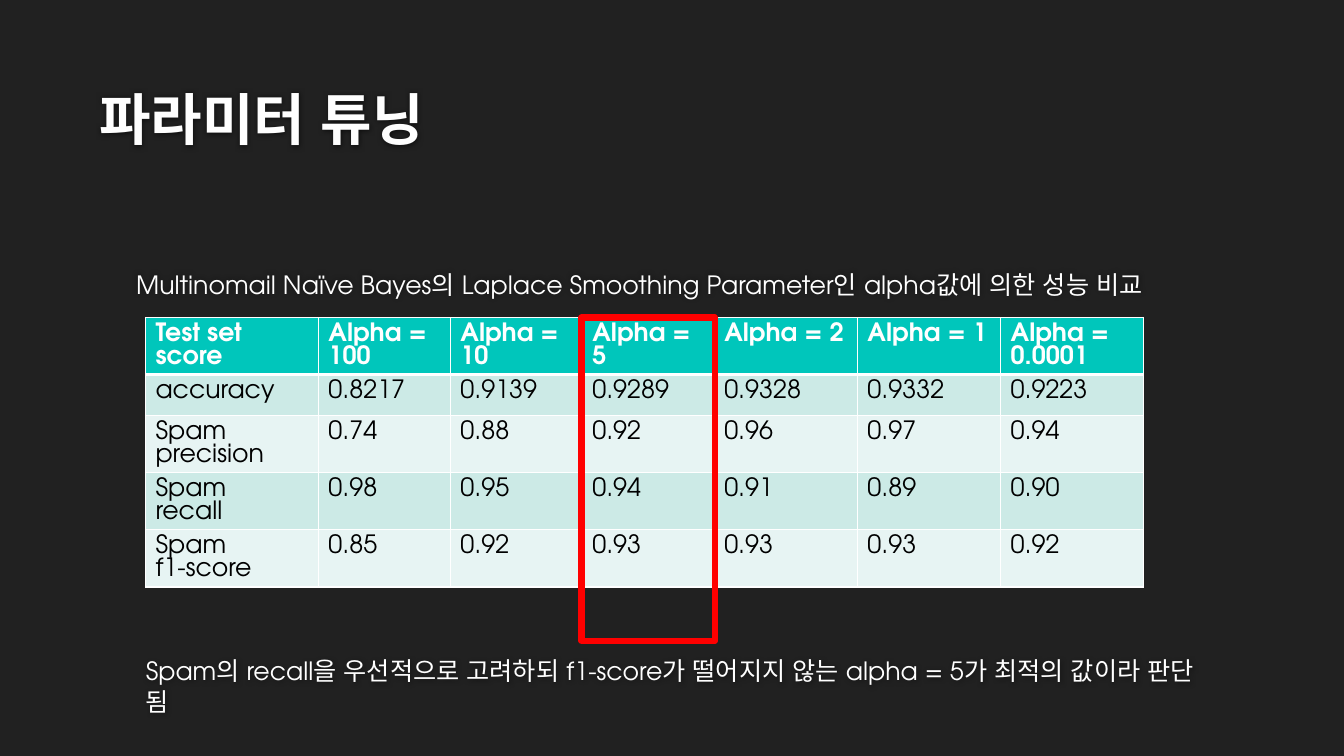
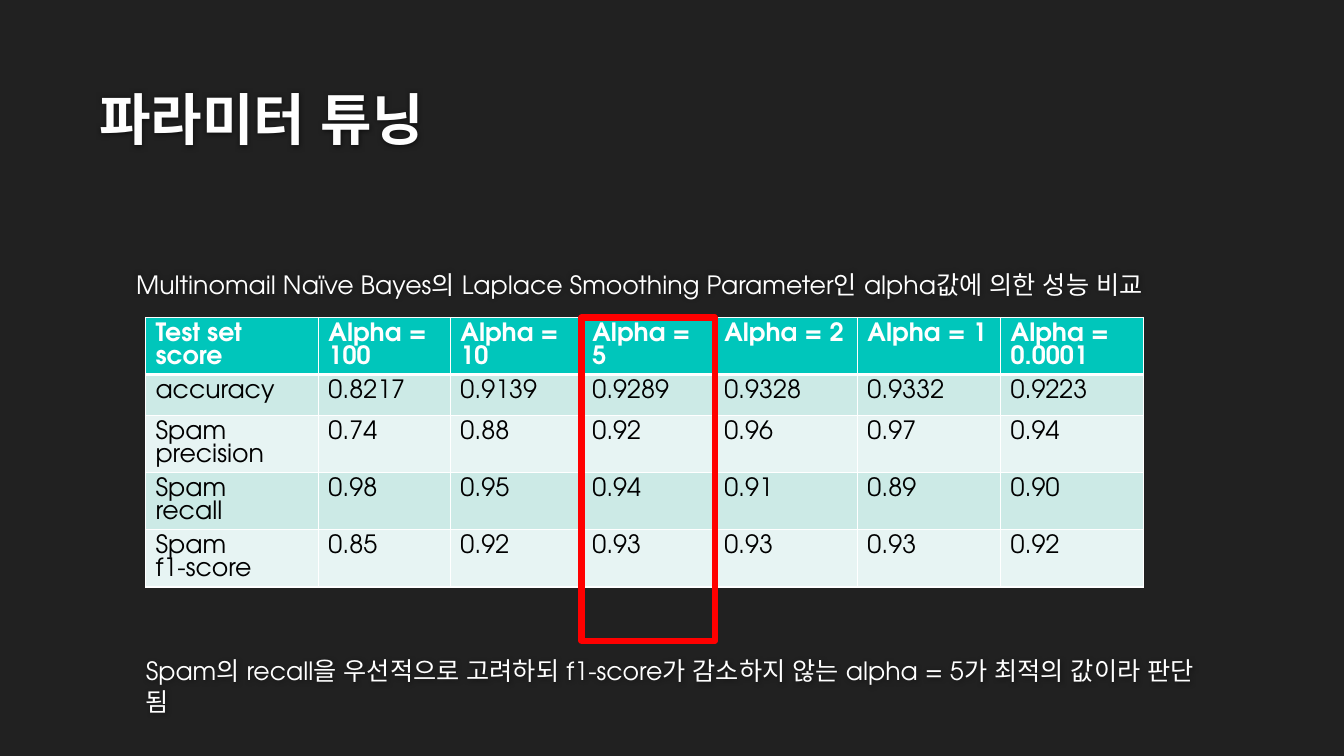
Before and after one commit to fluxus-dev/SpamPrediction, a slide deck: slide 10 of SpamOrHam.pptx. Drawn at 1344x756 pixels with LibreOffice and Linux fonts; fonts in the diff are those of the drawing; background and template pictures are left out. Boxes give left, top, right and bottom in pixels: in the first picture for what was removed or moved away, otherwise in the second. Text is boxed around its words. In the diff, an @@ line names an element or a change of style, - is before the commit and + after.

Commit message:
update

```diff
--- a/SpamOrHam.pptx
+++ b/SpamOrHam.pptx
@@ text at box(146, 659, 1193, 713): text changed @@
-Spam의 recall을 우선적으로 고려하되 f1-score가 떨어지지 않는 alpha = 5가 최적의 값이라 판단 됨
+Spam의 recall을 우선적으로 고려하되 f1-score가 감소하지 않는 alpha = 5가 최적의 값이라 판단 됨
```
Also in this commit, not shown: 2 other slides changed, 2 slides added.
